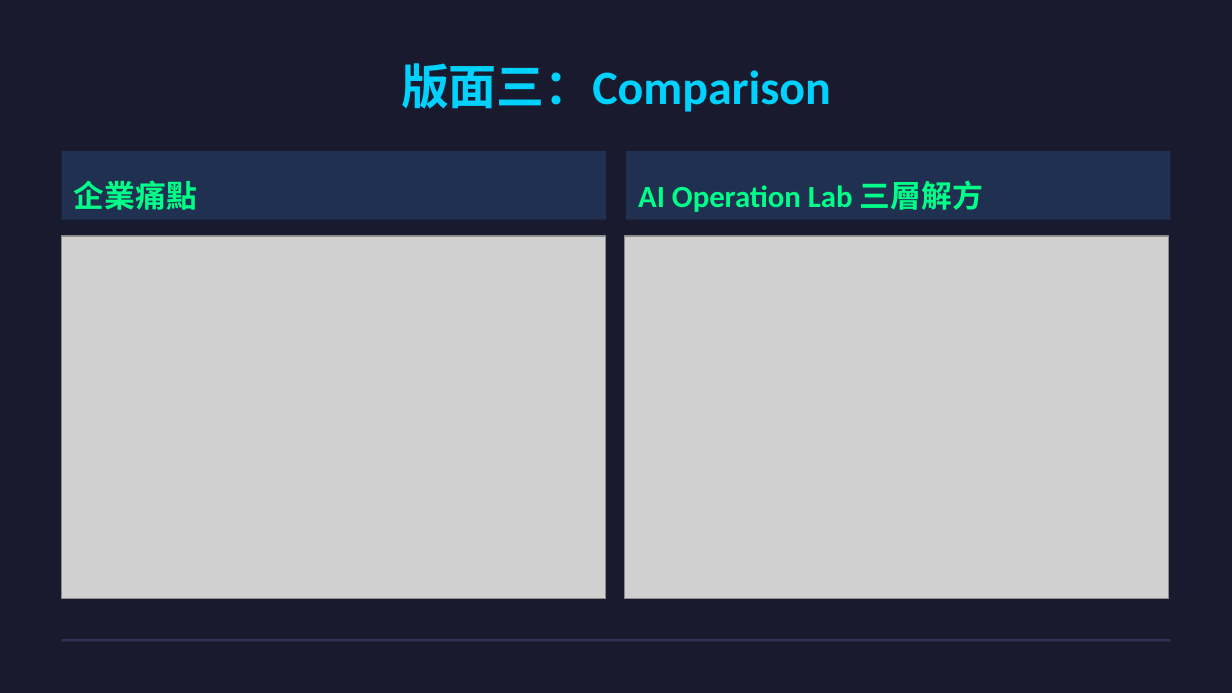
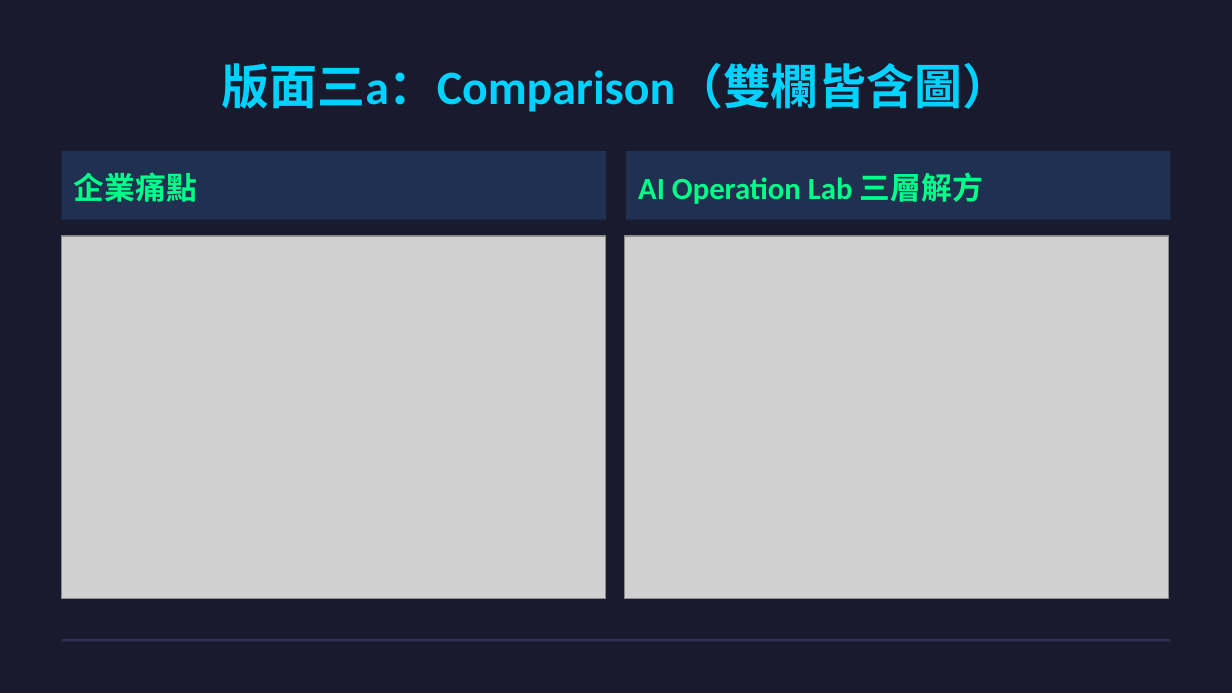
Before and after one commit to ai-cooperation/cooperation.tw, a slide deck: slide 4 of assets/demos/demo-layouts.pptx. Drawn at 1232x693 pixels with LibreOffice and Linux fonts; fonts in the diff are those of the drawing; grey boxes stand for pictures. Boxes give left, top, right and bottom in pixels: in the first picture for what was removed or moved away, otherwise in the second. Text is boxed around its words. In the diff, an @@ line names an element or a change of style, - is before the commit and + after.

```diff
--- a/assets/demos/demo-layouts.pptx
+++ b/assets/demos/demo-layouts.pptx
@@ title at (x1=222, y1=63, x2=1010, y2=112): text changed @@
-版面三：Comparison
+版面三a：Comparison（雙欄皆含圖）
@@ text "企業痛點" at (x1=74, y1=172, x2=197, y2=202): vertical alignment bottom to middle @@
@@ text "AI Operation Lab 三層解方" at (x1=638, y1=172, x2=983, y2=204): vertical alignment bottom to middle @@
```
Also in this commit, not shown: 3 other slides changed, 3 slides added, 10 other files.
